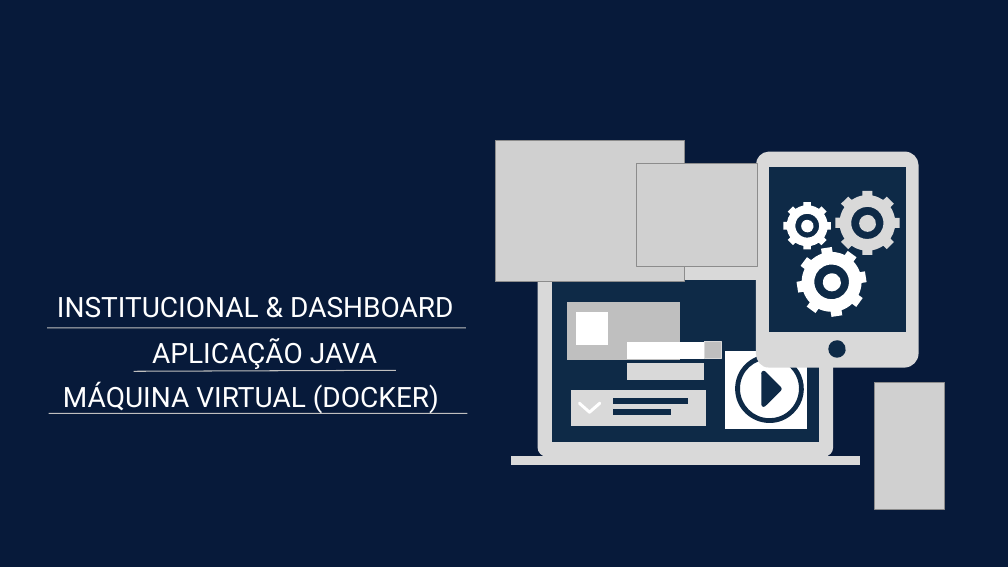
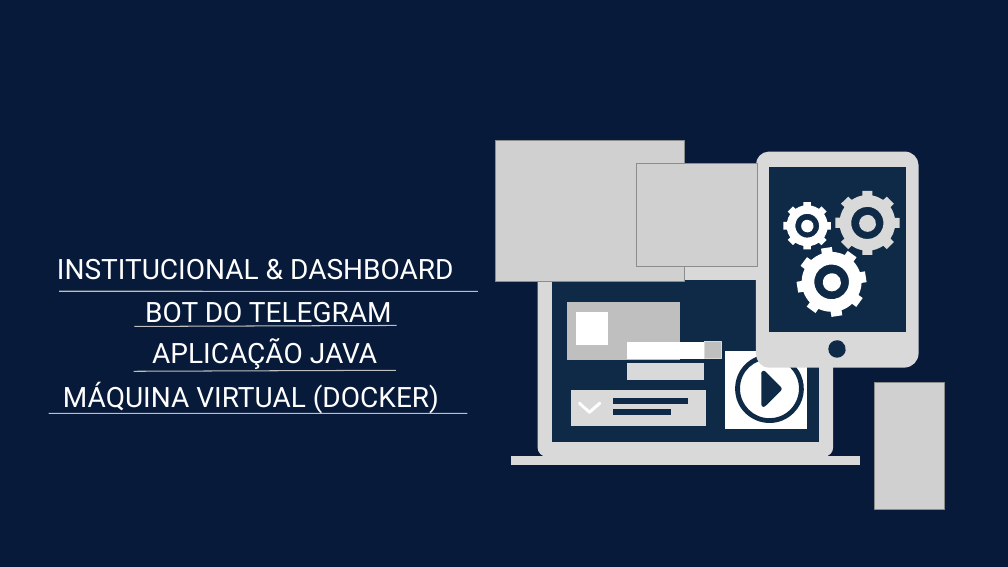
Before and after one commit to BandTec/Pantec, a slide deck: slide 7 of Documentação/Apresentação/Sprint03.pptx (slide 11 before the commit). Drawn at 1008x567 pixels with LibreOffice and Linux fonts; fonts in the diff are those of the drawing; grey boxes stand for pictures. Boxes give left, top, right and bottom in pixels: in the first picture for what was removed or moved away, otherwise in the second. Text is boxed around its words. In the diff, an @@ line names an element or a change of style, - is before the commit and + after.

```diff
--- a/Documentação/Apresentação/Sprint03.pptx
+++ b/Documentação/Apresentação/Sprint03.pptx
@@ text "INSTITUCIONAL & DASHBOARD": place and size @@
-text "INSTITUCIONAL & DASHBOARD" at (57,296,453,318)
+text "INSTITUCIONAL & DASHBOARD" at (57,258,453,280)
@@ freeform shape: place and size @@
-freeform shape at (47,328,466,328)
+freeform shape at (59,291,478,291)
@@ freeform shape added at (134,326,396,327), outline #BFBFBF 0.74 pt @@
@@ text added at (145,301,392,327), 20 pt, text #FFFFFF @@
+BOT DO TELEGRAM
```
Also in this commit, not shown: 6 other slides changed, 1 slide added, 4 slides removed.
